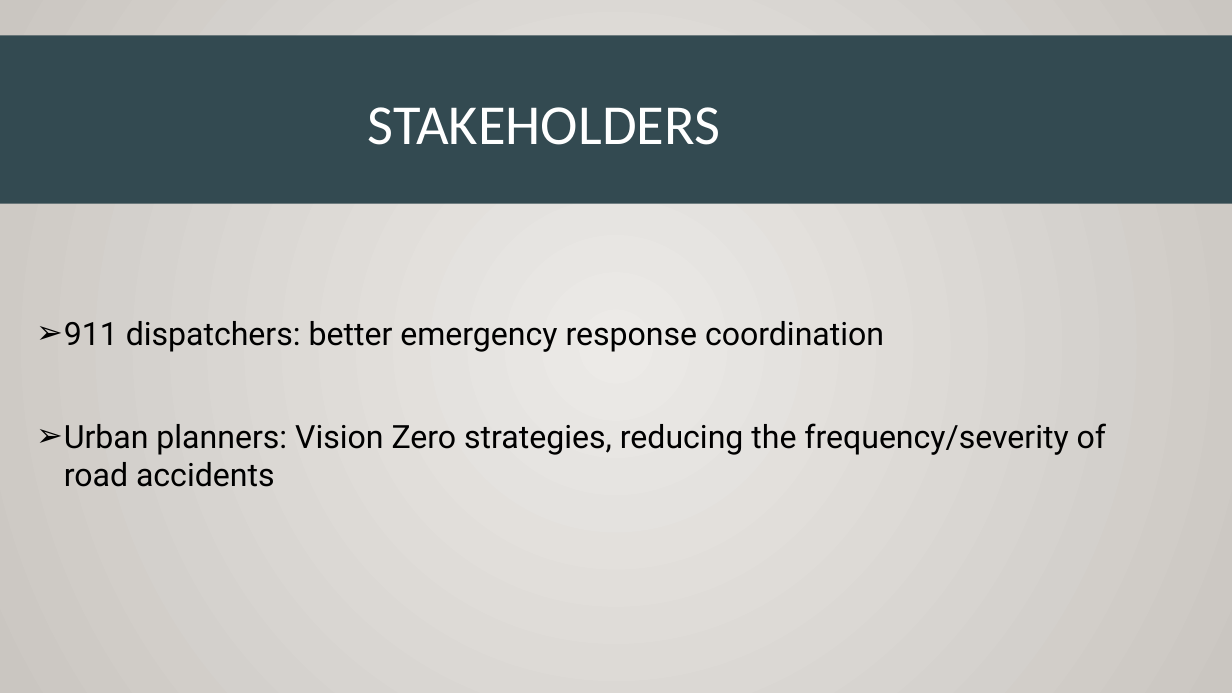
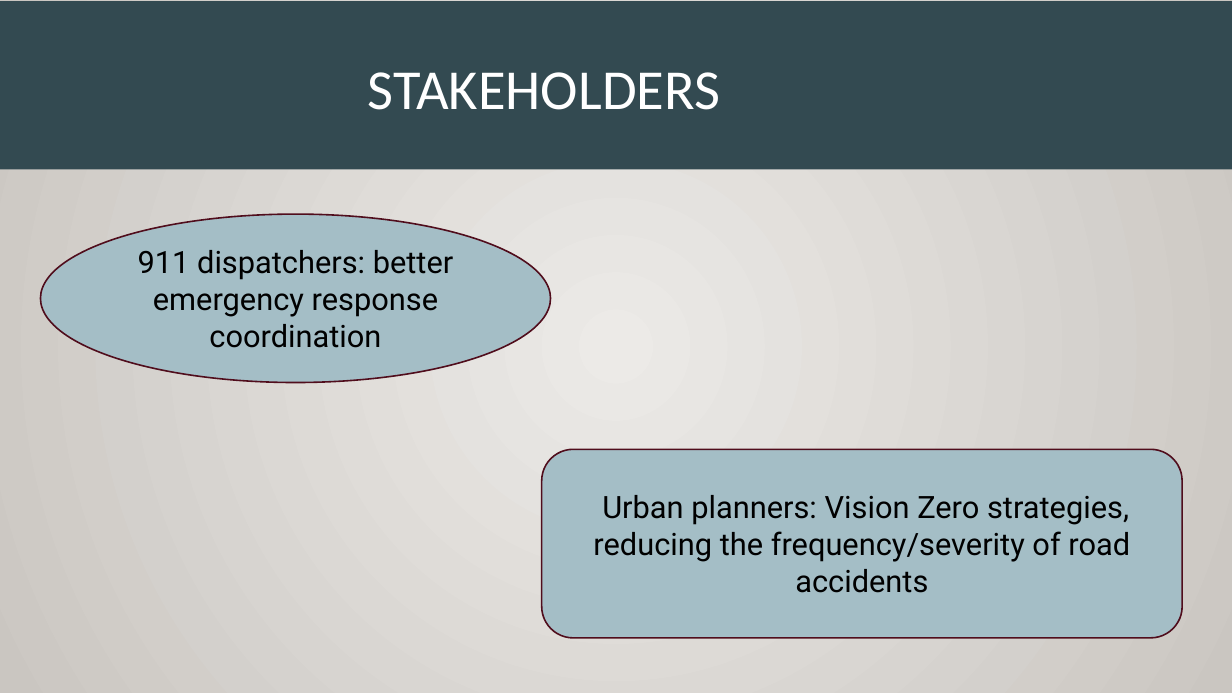
Before and after one commit to tmfreiberg/road-safety, a slide deck: slide 3 of presentation/Presentation_road_safety.pptx. Drawn at 1232x693 pixels with LibreOffice and Linux fonts; fonts in the diff are those of the drawing. Boxes give left, top, right and bottom in pixels: in the first picture for what was removed or moved away, otherwise in the second. Text is boxed around its words. In the diff, an @@ line names an element or a change of style, - is before the commit and + after.

```diff
--- a/presentation/Presentation_road_safety.pptx
+++ b/presentation/Presentation_road_safety.pptx
@@ title "STAKEHOLDERS": place and size @@
-title "STAKEHOLDERS" at [0,35,1232,203]
+title "STAKEHOLDERS" at [0,1,1232,169]
@@ ellipse added at [41,214,551,383], fill #A4BEC6, outline #500D1D 1.25 pt, 24 pt, text #000000 @@
+911 dispatchers: better emergency response coordination
@@ text in rounded rectangle at [64,321,884,352]: paragraph removed @@
-➢ 911 dispatchers: better emergency response coordination
@@ rounded rectangle "Urban planners: Vision Zero strategies, ...": place and size @@
-rounded rectangle "Urban planners: Vision Zero strategies, ..." at [64,321,1106,487]
+rounded rectangle "Urban planners: Vision Zero strategies, ..." at [542,449,1182,638]
@@ rounded rectangle "Urban planners: Vision Zero strategies, ..." at [542,449,1182,638]: size 25 to 24 pt; alignment left to centre; bullet ➢ to none; less space between paragraphs; vertical alignment top to middle; fill none to #A4BEC6; outline none to #500D1D 1.25 pt @@
```
Also in this commit, not shown: 5 other slides changed.
